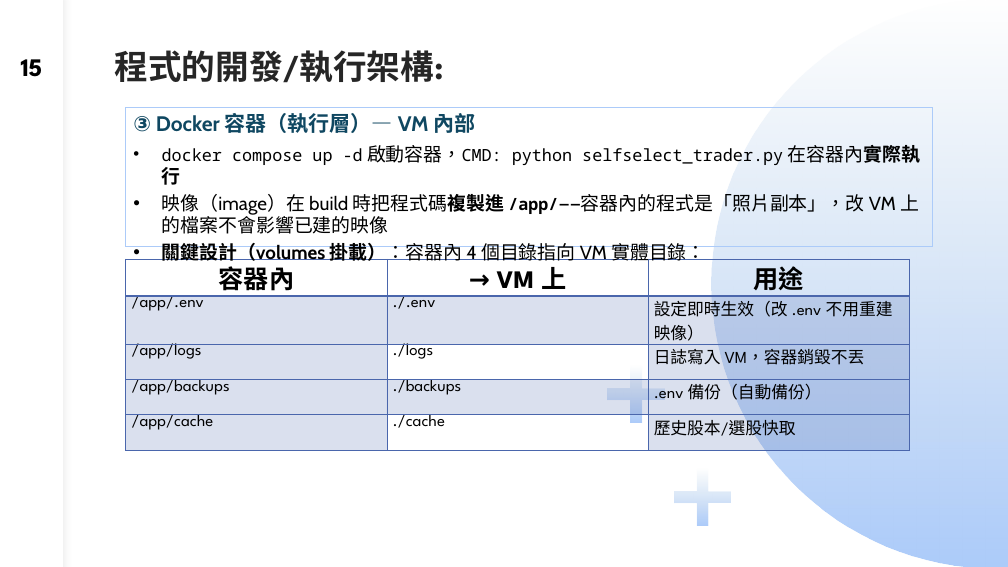
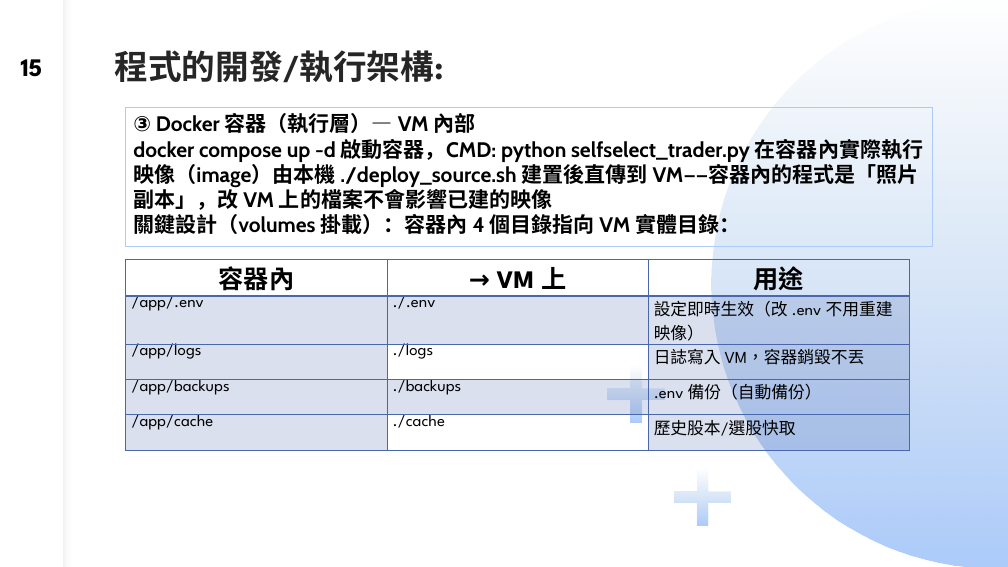
Before and after one commit to dinchentech/tw-selfselect, a slide deck: slide 15 of plans/ppt/TW-SELFSELECT台股買賣自動化系統-W2-講稿版.pptx. Drawn at 1008x567 pixels with LibreOffice and Linux fonts; fonts in the diff are those of the drawing. Boxes give left, top, right and bottom in pixels: in the first picture for what was removed or moved away, otherwise in the second. Text is boxed around its words. In the diff, an @@ line names an element or a change of style, - is before the commit and + after.

Commit message:
plans/ppt：部署章節改成 deploy_source.sh 流程（W2 s11–s17、W6 s2/s13）
- W2 三層架構圖重畫（Local → deploy_source.sh → VM ~/tw-selfselect → 容器 tw_selfselect_bot），
  說明 whl 進 git、p12／ini 不進、舊目錄保留可回滾
- W2 s14–s16 拿掉 pyarmor／加密版／deploy_crypted/deploy_user；改成 ./deploy_source.sh
  （preflight 測試 → build → SSH 直傳 → 載入 → 驗指紋）與四個掛載
- W2 s17 指令速查更新：./deploy_source.sh、docker compose down/up、docker logs tw_selfselect_bot
- W6 s2 講稿第五步、W6 s13 內文/講稿改成 deploy_source.sh；s13 舊 deploy_user.sh 截圖移除留提示
- 修剪圖文後以 LibreOffice 抽頁確認版面

```diff
--- a/plans/ppt/TW-SELFSELECT台股買賣自動化系統-W2-講稿版.pptx
+++ b/plans/ppt/TW-SELFSELECT台股買賣自動化系統-W2-講稿版.pptx
@@ text in rectangle at <box>133,113,923,234</box>: font Noto Sans CJK TC to Cabin in "容器（執行層）— 內部", "啟動容器，CMD: 在容器內實際執行"; text colour #0F4761 to #000000 in "③ Docker 容器（執行層）— VM 內部"; size 16 to 20 pt, font Noto Sans Mono to Cabin in "docker compose up -d 啟動容器，CMD: python selfselect_trader.py"; size 18 to 20 pt in "啟動容器，CMD: 在容器內實際執行", "關鍵設計（volumes 掛載）：容器內 4 個目錄指向 VM 實體目錄："; bold on in "docker compose up -d 啟動容器，CMD: python selfselect_trader.py ...", "掛載）：容器內 4 個目錄指向 VM 實體目錄："; less space between paragraphs; bullet • to none @@
@@ text in rectangle at <box>133,161,919,210</box>: text changed; size 18 to 20 pt; bold on @@
-• 映像（image）在 build 時把程式碼複製進 /app/——容器內的程式是「照片副本」，改 VM 上的檔案不會影響已建的映像
+映像（image）由本機 ./deploy_source.sh 建置後直傳到 VM——容器內的程式是「照片副本」，改 VM 上的檔案不會影響已建的映像
```
Also in this commit, not shown: 7 other slides changed, 2 other files.
